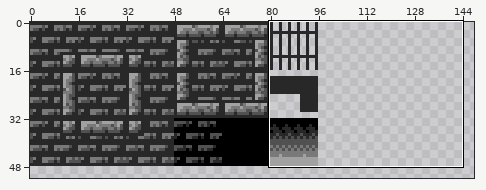
Sprite sheet -- bin/assets/tilesets/tiled_files/dungeon4t.png. The picture above shows the old version from afar; the outline marks the close-up.
Close-up. Old version:
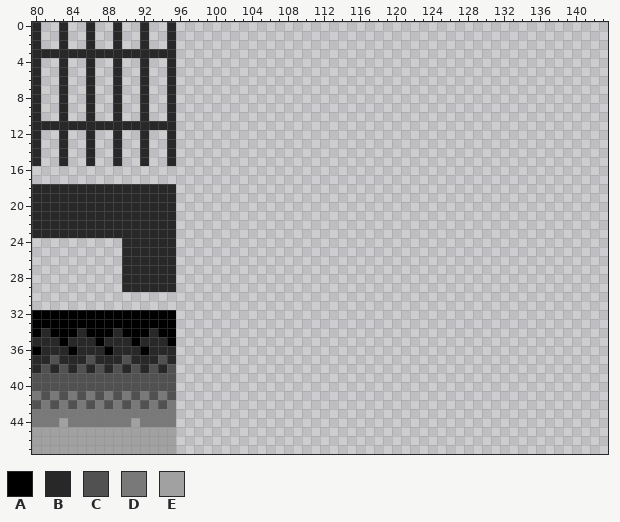
The file is 256x336 pixels. Shown: x 80..143, y 0..47. The wide view leaves out empty margins.
Palette (. is transparent): A #000000  B #282828  C #515151  D #797979  E #a1a1a1
Pixels before (only the part around the change), first column x 80:
 0 B..B..B..B..B..B................................................
 1 B..B..B..B..B..B................................................
 2 B..B..B..B..B..B................................................
 3 BBBBBBBBBBBBBBBB................................................
 4 B..B..B..B..B..B................................................
 5 B..B..B..B..B..B................................................
 6 B..B..B..B..B..B................................................
 7 B..B..B..B..B..B................................................
 8 B..B..B..B..B..B................................................
 9 B..B..B..B..B..B................................................
10 B..B..B..B..B..B................................................
11 BBBBBBBBBBBBBBBB................................................
12 B..B..B..B..B..B................................................
13 B..B..B..B..B..B................................................
14 B..B..B..B..B..B................................................
15 B..B..B..B..B..B................................................
16 ................................................................
17 ................................................................
18 BBBBBBBBBBBBBBBB................................................
19 BBBBBBBBBBBBBBBB................................................
20 BBBBBBBBBBBBBBBB................................................
21 BBBBBBBBBBBBBBBB................................................
22 BBBBBBBBBBBBBBBB................................................
23 BBBBBBBBBBBBBBBB................................................
24 ..........BBBBBB................................................
25 ..........BBBBBB................................................
26 ..........BBBBBB................................................
27 ..........BBBBBB................................................
28 ..........BBBBBB................................................
29 ..........BBBBBB................................................
30 ................................................................
31 ................................................................
32 AAAAAAAAAAAAAAAA................................................
33 AAAAAAAAAAAAAAAA................................................
34 ABAAABAAABAAABAA................................................
35 BBBABBBABBBABBBA................................................
36 ABBBABBBABBBABBB................................................
37 BBCBBBCBBBCBBBCB................................................
38 BCBCBCBCBCBCBCBC................................................
39 CCCCCCCCCCCCCCCC................................................
40 CCCCCCCCCCCCCCCC................................................
41 DCDCDCDCDCDCDCDC................................................
42 CDCDCDCDCDCDCDCD................................................
43 DDDDDDDDDDDDDDDD................................................
44 DDDEDDDDDDDEDDDD................................................
45 EEEEEEEEEEEEEEEE................................................
46 EEEEEEEEEEEEEEEE................................................
47 EEEEEEEEEEEEEEEE................................................
Once edited:
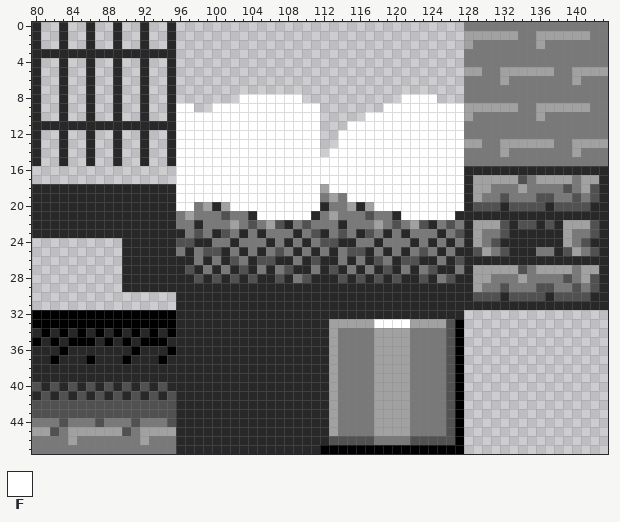
Colours new in this view: F #ffffff
Changes in this commit:
Changed rows in their new state; - is an unchanged pixel.
first column x 80:
 0 ------------------------------------------------DDDDDDDDDDDDDDDD
 1 ------------------------------------------------EEEEEEDDEEEEEEDD
 2 ------------------------------------------------EDDDDDDDEDDDDDDD
 3 ------------------------------------------------DDDDDDDDDDDDDDDD
 4 ------------------------------------------------DDDDDDDDDDDDDDDD
 5 ------------------------------------------------EEDDEEEEEEDDEEEE
 6 ------------------------------------------------DDDDEDDDDDDDEDDD
 7 ------------------------------------------------DDDDDDDDDDDDDDDD
 8 -----------------------FFFFFFF-----------FFFF---DDDDDDDDDDDDDDDD
 9 ----------------FF--FFFFFFFFFFFF-------FFFFFFFFFEEEEEEDDEEEEEEDD
10 ----------------FFFFFFFFFFFFFFFF-----FFFFFFFFFFFEDDDDDDDEDDDDDDD
11 ----------------FFFFFFFFFFFFFFFF---FFFFFFFFFFFFFDDDDDDDDDDDDDDDD
12 ----------------FFFFFFFFFFFFFFFF--FFFFFFFFFFFFFFDDDDDDDDDDDDDDDD
13 ----------------FFFFFFFFFFFFFFFF--FFFFFFFFFFFFFFEEDDEEEEEEDDEEEE
14 ----------------FFFFFFFFFFFFFFFF-FFFFFFFFFFFFFFFDDDDEDDDDDDDEDDD
15 ----------------FFFFFFFFFFFFFFFFFFFFFFFFFFFFFFFFDDDDDDDDDDDDDDDD
16 ----------------FFFFFFFFFFFFFFFFFFFFFFFFFFFFFFFFBBBBBBBBBBBBBBBB
17 ----------------FFFFFFFFFFFFFFFFFFFFFFFFFFFFFFFFBEEEEECDEEEEDEEB
18 ----------------FFFFFFFFFFFFFFFFEFFFFFFFFFFFFFFFBEEDDDEDDDDCDECB
19 ----------------FFFFFFFFFFFFFFFFDEDFFFFFFFFFFFFFBEDDCDDDCCDDCDCB
20 ----------------FFDEBEFFFFFFFFFFBDDEBEFFFFFFFFFFBCCCBCCCCBCCCCBB
21 ----------------DEDDDCDDBFFFFFFBDEDDDCDDBFFFFFFBBBBBBBBBBBBBBBBB
22 ----------------DDBDDDEDCDECBDCDDDBDDDEDCDECBDCDBEEECBCCBCBEEECB
23 ----------------BDCDBCDBDBDDDBDCBDCDBCDBDBDDDBDCBEDDCBBBBBBEDDCB
24 ----------------CCBBDDBDDDBDBDBDCCBBDDBDDDBDBDBDBEDCBBBBBBBEDCBB
25 ----------------DBDCCBDBDBDCDBDBDBDCCBDBDBDCDBDBBCEDCBBBDDBCEDCB
26 ----------------BBDBDBCDBCCBBDBCBBDBDBCDBCCBBDBCBBBBBBBBBBBBBBBB
27 ----------------BCBDBDBCBDBDCBBDBCBDBDBCBDBDCBBDBEEEEECDEEEEDEEB
28 ----------------BBCBCBCBCBBCBDCBBBCBCBCBCBBCBDCBBEEDDDEDDDDCDECB
29 ----------------BBBBBBBBBBBBBBBBBBBBBBBBBBBBBBBBBEDDCDDDCCDDCDCB
30 ----------------BBBBBBBBBBBBBBBBBBBBBBBBBBBBBBBBBCCCBCCCCBCCCCBB
31 ----------------BBBBBBBBBBBBBBBBBBBBBBBBBBBBBBBBBBBBBBBBBBBBBBBB
32 ----------------BBBBBBBBBBBBBBBBBBBBBBBBBBBBBBBB----------------
33 ----------------BBBBBBBBBBBBBBBBBEEEEEFFFFEEEECA----------------
34 BAB-BAB-BAB-BAB-BBBBBBBBBBBBBBBBBEDDDDEEEEDDDDCA----------------
35 A-ABAAABA-ABAAABBBBBBBBBBBBBBBBBBEDDDDEEEEDDDDCA----------------
36 B--AB---B--AB--ABBBBBBBBBBBBBBBBBEDDDDEEEEDDDDCA----------------
37 --A---A---A---A-BBBBBBBBBBBBBBBBBEDDDDEEEEDDDDCA----------------
38 -B-B-B-B-B-B-B-BBBBBBBBBBBBBBBBBBEDDDDEEEEDDDDCA----------------
39 BBBBBBBBBBBBBBBBBBBBBBBBBBBBBBBBBEDDDDEEEEDDDDCA----------------
40 -B-B-B-B-B-B-B-BBBBBBBBBBBBBBBBBBEDDDDEEEEDDDDCA----------------
41 B-B-B-B-B-B-B-B-BBBBBBBBBBBBBBBBBEDDDDEEEEDDDDCA----------------
42 -C-C-C-C-C-C-C-CBBBBBBBBBBBBBBBBBEDDDDEEEEDDDDCA----------------
43 CCCCCCCCCCCCCCCCBBBBBBBBBBBBBBBBBEDDDDEEEEDDDDCA----------------
44 ---C---C---C---CBBBBBBBBBBBBBBBBBEDDDDEEEEDDDDCA----------------
45 --CD------CD----BBBBBBBBBBBBBBBBBEDDDDEEEEDDDDCA----------------
46 DDDD-DDDDDDD-DDDBBBBBBBBBBBBBBBBBCCCCCDDDDCCCCCA----------------
47 DDDDDDDDDDDDDDDDBBBBBBBBBBBBBBBBAAAAAAAAAAAAAAAA----------------
Where, in picture pixels (left, top, right, bottom), the same in both close-ups:
changed: (32, 22, 608, 454)
